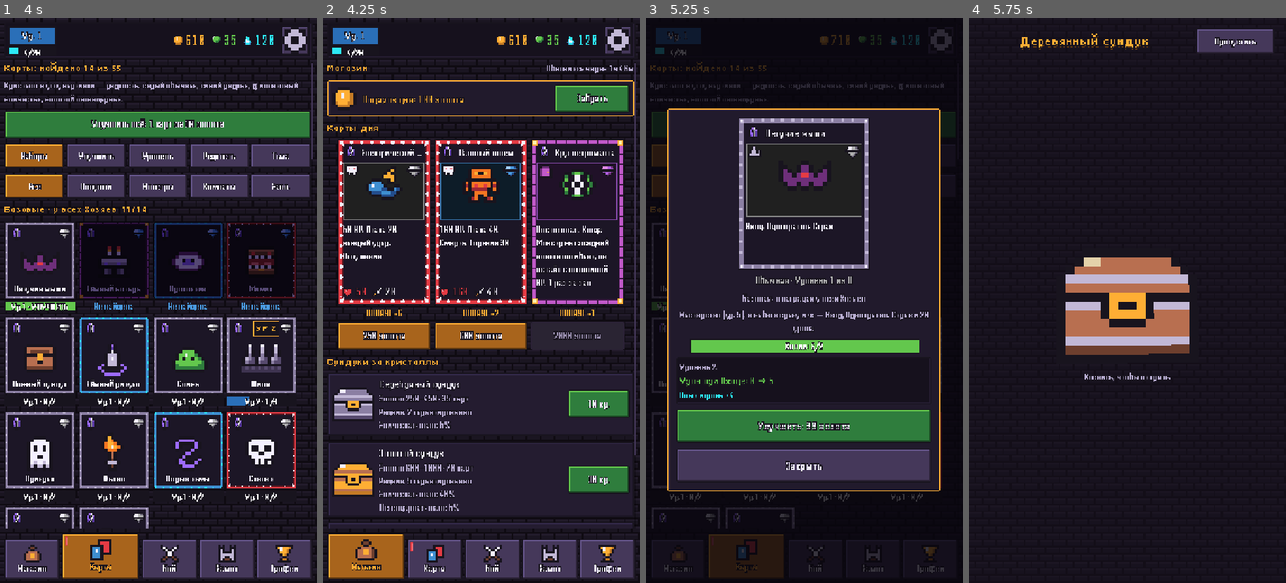
Above: before the commit, frames 1-4 (left to right).
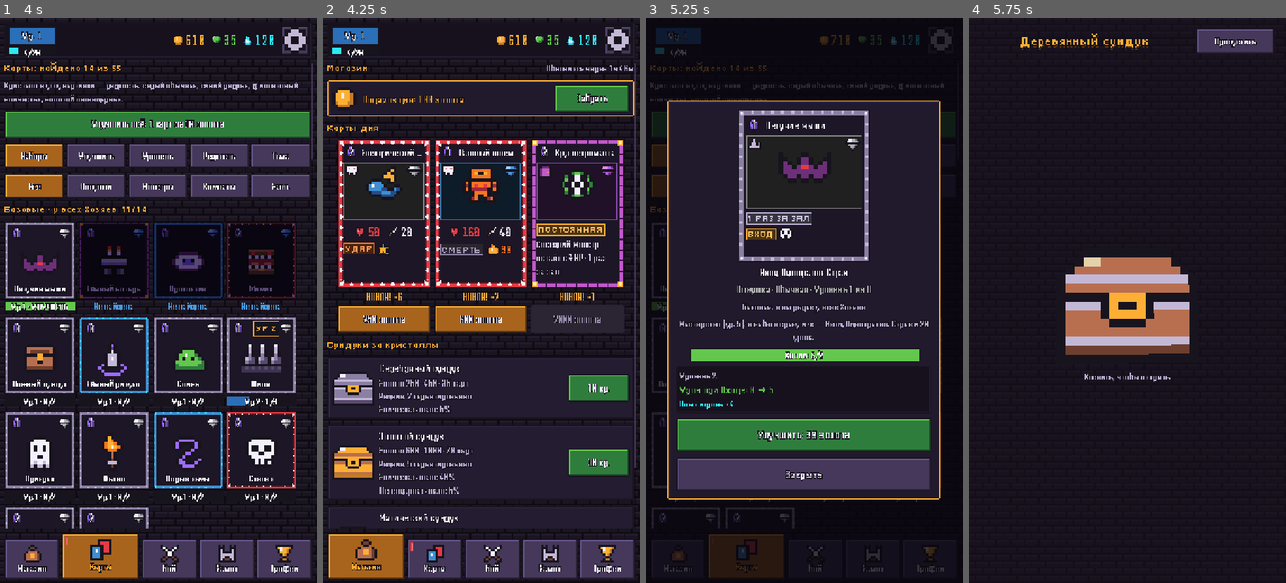
Above: after the commit, the same moments.

Repository: evgengoldwar/NeonPrime
Game: Godot game, scene res://tools/ui_shots.tscn
Two runs of this game, one before a commit and one after it. Both use one fixed random seed, a clock stepped at 60 frames per second and the inputs below. This scene is started directly instead of the project's main scene.
Inputs (mouse positions are in pixels of both pictures, inside the frame that each line leads up to):
- Up to frame 1 (4 s): tap Enter at 0.5 s; move the mouse to (228, 272) at 0.52 s; click (228, 272) at 0.67 s; click (294, 40) at 1.27 s; click (297, 63) at 2.02 s; click (297, 91) at 2.77 s; click "<" at 3.5 s
- Up to frame 2 (4.25 s): no input
- Up to frame 3 (5.25 s): click "Забрать" at 4.25 s; click (677, 560) at 5.02 s
- Up to frame 4 (5.75 s): no input

Frame 1 is identical in both runs. In frame 2, 17% of the frame differs, in the area x 1-99%, y 26-90%; in frame 3, 16%; in frame 4, nothing differs.

Commit message:
Карточки: эффекты значками вместо текста, HP и Атака монстра под картинкой
- Строки по моментам срабатывания (ЗАСАДА, ВХОД, ВЫХОД, АУРА, УДАР, СМЕРТЬ, СРАЗУ) со значками и числами
- Условия и множители значками: «×2 за каждый [Замедление]», «если [Жадность] ≥60», «×2 рядом с [Ловушка]»
- Ярлыки ПОСТОЯННАЯ, 1 РАЗ ЗА ЗАЛ, СЖЕЧЬ; особые механики — одной строкой
- Новые значки: удар, добор, повтор, отбрасывание, задержка, встаёт, в руку
- Полный текст карты — в окне карты по касанию

Co-Authored-By: Claude Opus 5.5 <noreply@anthropic.com>
Claude-Session: https://claude.ai/code/session_01CBXFTShUYY1UPBHpFGh8b6

Diff:
--- a/scripts/screens/menu.gd
+++ b/scripts/screens/menu.gd
@@ -795,7 +795,8 @@
 	var ov: Control = p.overlay
 	p.box.add_child(UI.center(UI.card_view(id, false, 300, lvl)))
 	var c: Dictionary = Data.cards[id]
-	p.box.add_child(UI.label("%s · Уровень %d из %d" % [Data.RARITY_NAMES.get(c.rarity, ""), lvl, Progress.max_level()], 22, Data.RARITY_COLORS.get(c.rarity, UI.DIM), HORIZONTAL_ALIGNMENT_CENTER))
+	p.box.add_child(UI.label(Data.card_text(id, false, lvl), 20, UI.TEXT, HORIZONTAL_ALIGNMENT_CENTER))
+	p.box.add_child(UI.label("%s · %s · Уровень %d из %d" % [Data.TYPE_NAMES.get(c.type, ""), Data.RARITY_NAMES.get(c.rarity, ""), lvl, Progress.max_level()], 22, Data.RARITY_COLORS.get(c.rarity, UI.DIM), HORIZONTAL_ALIGNMENT_CENTER))
 	p.box.add_child(UI.label(_where_used(id), 18, UI.DIM, HORIZONTAL_ALIGNMENT_CENTER))
 	if not Progress.owned(id):
 		var why := "Карта ещё не найдена. Выбей её из сундука."
--- a/scripts/ui/ui.gd
+++ b/scripts/ui/ui.gd
@@ -458,7 +458,7 @@
 	var p := framed(card_frame(id, w < 190), 18 if w >= 280 else 14)
 	# Большие карточки (окно карты) ниже: иначе под текстом пустое поле.
 	# Высота с запасом под самый длинный текст: все карточки одного размера.
-	p.custom_minimum_size = Vector2(w, int(w * (1.15 if w >= 280 else 1.78)))
+	p.custom_minimum_size = Vector2(w, int(w * (1.15 if w >= 280 else 1.6)))
 	var v := vbox(6)
 	p.add_child(v)
 	# Шапка: стоимость и название в одну строку.
@@ -501,16 +501,23 @@
 		lb.size_flags_vertical = Control.SIZE_SHRINK_END
 		art.add_child(lb)
 	v.add_child(art)
-	# Текст не раздувает карточку: все карточки одного размера.
-	var txt := label(Data.card_text(id, up, lvl), 20 if w >= 280 else 16, TEXT)
-	txt.size_flags_vertical = Control.SIZE_EXPAND_FILL
-	txt.max_lines_visible = 6 if w >= 280 else 5
-	v.add_child(txt)
+	# Монстр: здоровье и атака крупно сразу под картинкой.
 	if d.type == "monster":
-		var sh := hbox(16)
-		sh.add_child(stat("heart", str(int(d.get("hp", 0))), RED))
-		sh.add_child(stat("sword", "=Жадн." if d.get("special", "") == "mimic" else str(int(d.get("atk", 0))), TEXT))
+		var sh := hbox(18)
+		sh.alignment = BoxContainer.ALIGNMENT_CENTER
+		sh.add_child(stat("heart", str(int(d.get("hp", 0))), RED, 28))
+		if d.get("special", "") == "mimic":
+			var mh := hbox(2)
+			mh.add_child(stat("sword", "=", TEXT, 28))
+			mh.add_child(icon("icons/greed", 3))
+			sh.add_child(mh)
+		else:
+			sh.add_child(stat("sword", str(int(d.get("atk", 0))), TEXT, 28))
 		v.add_child(sh)
+	# Эффекты значками вместо текста: «ВХОД: [удар] 35 ×2 за [замедление]».
+	var fx := card_effects(d, w)
+	fx.size_flags_vertical = Control.SIZE_EXPAND_FILL
+	v.add_child(fx)
 	ignore_mouse(p)
 	p.tooltip_text = Data.card_name(id, up) + "\n" + Data.card_text(id, up, lvl)
 	return p
@@ -522,6 +529,184 @@
 	if w >= 190 and w < 280 and text.length() > 10:
 		base = 20 if text.length() <= 13 else 16
 	return base
+
+
+# ---------------------------------------------------------------- эффекты карты значками
+
+const TRIGGERS := [
+	["ambush", "ЗАСАДА", "#e43b44"], ["enter", "ВХОД", "#feae34"], ["exit", "ВЫХОД", "#b9aed2"],
+	["aura", "АУРА", "#c159c9"], ["on_hit", "УДАР", "#f77622"], ["death", "СМЕРТЬ", "#8b7fa3"],
+	["play", "СРАЗУ", "#3e8ed0"],
+]
+const ACTION_ICONS := {
+	"damage": "hit", "poison": "poison", "burn": "burn", "slow": "slow", "fear": "fear", "stun": "stun",
+	"vuln": "vuln", "curse": "curse", "greed": "greed", "gold": "coin", "dark": "dark", "draw": "draw",
+	"hold": "hold", "knockback": "back", "repeat_prev": "repeat", "return_to_hand": "hand",
+	"return_monster": "hand", "double_poison": "poison", "monsters_hp": "heart",
+}
+const ACTION_COLORS := {
+	"damage": RED, "poison": GREEN, "burn": Color("#f77622"), "slow": SOUL, "curse": DARK,
+	"greed": GOLD, "gold": GOLD, "dark": DARK, "monsters_hp": RED,
+}
+## Особые механики, которые не выразить значками, — одна короткая строка.
+const SPECIAL_NOTES := {
+	"dark_altar": "Ловушки рядом: +%d урона",
+	"mimic": "Атака равна Жадности героя",
+	"zombie": "1 раз за бой встаёт с 30 HP",
+	"necro_circle": "Соседний Монстр встаёт с ½ HP · %d раз за зал",
+	"lich": "Все твои Монстры +20 к Атаке",
+	"catalyst": "Яд на героях рядом бьёт дважды",
+	"cauldron": "Герой погиб от Яда: +%d золота",
+	"wolf": "+10 к Атаке за каждого другого Волка",
+	"pack_leader": "Волки и Крысы рядом: +20 HP, +10 к Атаке",
+	"gear": "Ловушки рядом срабатывают дважды",
+	"no_heal": "Не лечится между залами",
+	"dragon_egg": "Растёт, когда гибнут герои · Рост %d → Дракон",
+	"usurper_crown": "Следующий зал: карты на 1 Тьму дешевле",
+}
+
+
+# Масштаб значков для карточки, которая сейчас строится (крупная или мелкая).
+static var _fx_scale := 3
+static var _fx_font := 20
+static var _fx_small := 16
+static var _fx_tag := 12
+
+
+## Маленькая табличка-ярлык пиксельным шрифтом («ВХОД», «1 РАЗ»).
+static func tag(text: String, color: Color, size: int = 12) -> PanelContainer:
+	var p := PanelContainer.new()
+	var sb := style(color.darkened(0.7), 0, color, 2, 0)
+	sb.content_margin_left = 4
+	sb.content_margin_right = 4
+	p.add_theme_stylebox_override("panel", sb)
+	var l := Label.new()
+	l.text = text
+	l.add_theme_font_override("font", pixel_font())
+	l.add_theme_font_size_override("font_size", pfs(size))
+	l.add_theme_color_override("font_color", color.lightened(0.25))
+	l.vertical_alignment = VERTICAL_ALIGNMENT_CENTER
+	p.add_child(l)
+	p.size_flags_vertical = Control.SIZE_SHRINK_CENTER
+	p.mouse_filter = Control.MOUSE_FILTER_IGNORE
+	return p
+
+
+## Значок с числом или коротким словом.
+static func chip(icon_name: String, text: String, color: Color = TEXT, size: int = 20, scale: int = 3) -> HBoxContainer:
+	var h := hbox(2)
+	h.mouse_filter = Control.MOUSE_FILTER_IGNORE
+	var i := icon("icons/" + icon_name, scale)
+	i.size_flags_vertical = Control.SIZE_SHRINK_CENTER
+	h.add_child(i)
+	if text != "":
+		var l := label(text, size, color, HORIZONTAL_ALIGNMENT_LEFT, false)
+		l.vertical_alignment = VERTICAL_ALIGNMENT_CENTER
+		l.add_theme_color_override("font_outline_color", INK)
+		l.add_theme_constant_override("outline_size", 4)
+		h.add_child(l)
+	return h
+
+
+static func _small(text: String) -> Label:
+	var l := label(text, _fx_small, DIM, HORIZONTAL_ALIGNMENT_LEFT, false)
+	l.vertical_alignment = VERTICAL_ALIGNMENT_CENTER
+	return l
+
+
+## Значки одного действия карты (с условиями и множителями).
+## Значок с числом в масштабе текущей карточки.
+static func _chip(icon_name: String, text: String, color: Color = TEXT, size: int = 20) -> HBoxContainer:
+	return chip(icon_name, text, color, size + _fx_font - 20, _fx_scale)
+
+
+static func _action_chips(a: Dictionary) -> Array:
+	var out := []
+	var kind: String = a.a
+	var n := int(a.get("n", 0))
+	var col: Color = ACTION_COLORS.get(kind, TEXT)
+	if a.get("if_burning", false):
+		out.append(_small("если"))
+		out.append(_chip("burn", ""))
+	if a.has("if_greed"):
+		out.append(_small("если"))
+		out.append(_chip("greed", "≥%d" % int(a.if_greed), GOLD, 18))
+	match kind:
+		"damage":
+			if a.has("cell_mult"):
+				out.append(_chip("hit", "%d × №клетки" % int(a.cell_mult), col, 18))
+			else:
+				out.append(_chip("hit", str(n), col))
+		"fear", "stun", "vuln":
+			out.append(_chip(ACTION_ICONS[kind], ""))
+		"greed", "gold", "dark", "draw", "monsters_hp":
+			if kind == "monsters_hp":
+				out.append(icon("icons/type_monster", _fx_scale - 1))
+			out.append(_chip(ACTION_ICONS[kind], "+%d" % n, col))
+		"repeat_prev":
+			out.append(_chip("repeat", "клетка выше", TEXT, 18))
+		"return_to_hand":
+			out.append(_chip("hand", "в руку", TEXT, 18))
+		"return_monster":
+			out.append(_chip("hand", "Монстр из сброса", TEXT, 18))
+		"double_poison":
+			out.append(_chip("poison", "×2", col))
+		"hold":
+			out.append(_chip("hold", "+%d тика" % n, TEXT, 18))
+		_:
+			out.append(_chip(ACTION_ICONS.get(kind, "hit"), str(n) if n > 0 else "", col))
+	if a.has("slow_mult"):
+		out.append(_small("×%d за каждый" % int(a.slow_mult)))
+		out.append(_chip("slow", ""))
+	if a.has("adj_trap_mult"):
+		out.append(_small("×%d рядом с" % int(a.adj_trap_mult)))
+		out.append(icon("icons/type_trap", _fx_scale - 1))
+	if a.has("if_slowed_mult"):
+		out.append(_small("×%d если" % int(a.if_slowed_mult)))
+		out.append(_chip("slow", ""))
+	if a.get("once", false):
+		out.append(tag("1 РАЗ", DIM, _fx_tag))
+	return out
+
+
+## Эффекты карты значками: строка на каждый момент срабатывания.
+static func card_effects(d: Dictionary, w: int) -> VBoxContainer:
+	var big := w >= 190
+	_fx_scale = 4 if big else 3
+	_fx_font = 26 if big else 20
+	_fx_small = 18 if big else 16
+	_fx_tag = 16 if big else 12
+	var v := vbox(6)
+	v.mouse_filter = Control.MOUSE_FILTER_IGNORE
+	var flags := HFlowContainer.new()
+	flags.add_theme_constant_override("h_separation", 4)
+	if "permanent" in d.kw:
+		flags.add_child(tag("ПОСТОЯННАЯ", GOLD, _fx_tag))
+	if "once" in d.kw:
+		flags.add_child(tag("1 РАЗ ЗА ЗАЛ", DIM, _fx_tag))
+	if "burn" in d.kw:
+		flags.add_child(tag("СЖЕЧЬ", RED, _fx_tag))
+	if flags.get_child_count() > 0:
+		v.add_child(flags)
+	for t in TRIGGERS:
+		var acts: Array = d.get(t[0], [])
+		if acts.is_empty():
+			continue
+		var row := HFlowContainer.new()
+		row.add_theme_constant_override("h_separation", 6)
+		row.add_theme_constant_override("v_separation", 2)
+		row.add_child(tag(t[1], Color(t[2]), _fx_tag))
+		for a in acts:
+			for c in _action_chips(a):
+				row.add_child(c)
+		v.add_child(row)
+	var sp: String = d.get("special", "")
+	if SPECIAL_NOTES.has(sp):
+		var note: String = SPECIAL_NOTES[sp]
+		if note.find("%d") >= 0:
+			note = note % int(d.get("p", 0))
+		v.add_child(label(note, _fx_small, Color("#d8cfe8")))
+	return v
 
 
 ## Камень редкости: серый, синий, фиолетовый, золотой.
@@ -719,6 +904,7 @@
 static func card_popup(parent: Node, id: String, up: bool, lvl: int = 1) -> void:
 	var p := popup(parent, "")
 	p.box.add_child(center(card_view(id, up, 320, lvl)))
+	p.box.add_child(label(Data.card_text(id, up, lvl), 20, TEXT))
 	var help: String = Data.keyword_help(Data.card_text(id, up))
 	if help != "":
 		p.box.add_child(label(help, 16, DIM))
Binary file added: assets/sprites/icons/back.png
Not shown, added: assets/sprites/icons/back.png.import
Binary file added: assets/sprites/icons/draw.png
Not shown, added: assets/sprites/icons/draw.png.import
Binary file added: assets/sprites/icons/hand.png
Not shown, added: assets/sprites/icons/hand.png.import
Binary file added: assets/sprites/icons/hit.png
Not shown, added: assets/sprites/icons/hit.png.import
Binary file added: assets/sprites/icons/hold.png
Not shown, added: assets/sprites/icons/hold.png.import
Binary file added: assets/sprites/icons/repeat.png
Not shown, added: assets/sprites/icons/repeat.png.import
(and 3 more such lines)
